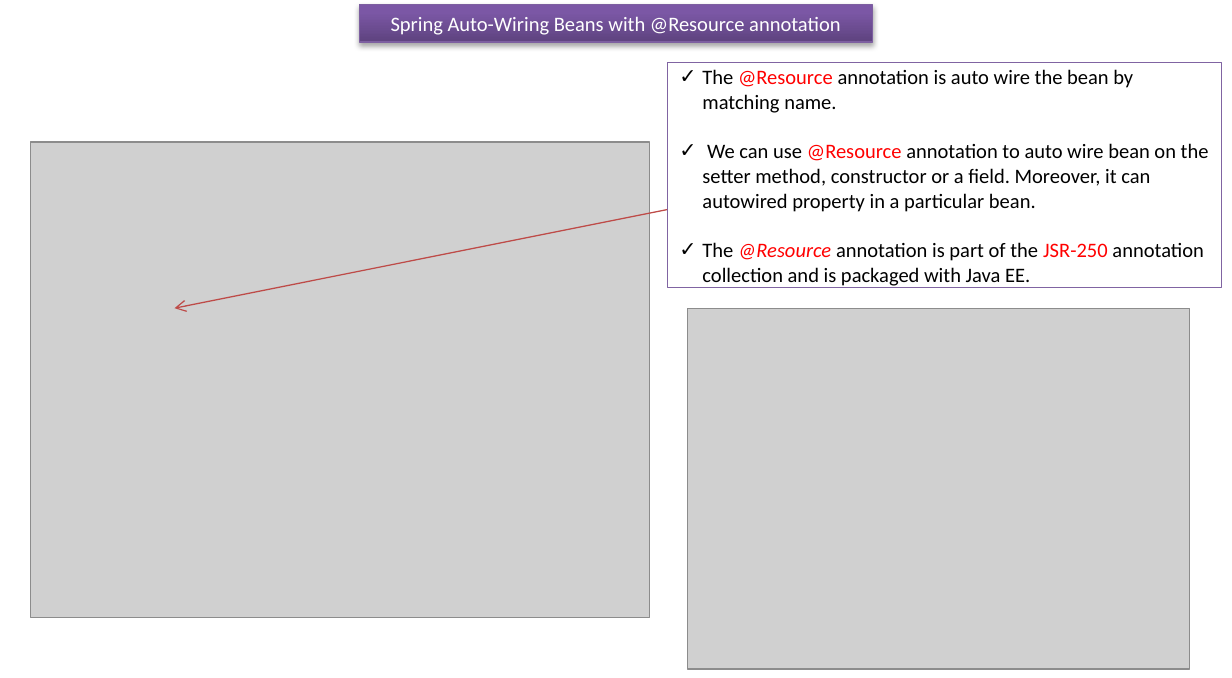
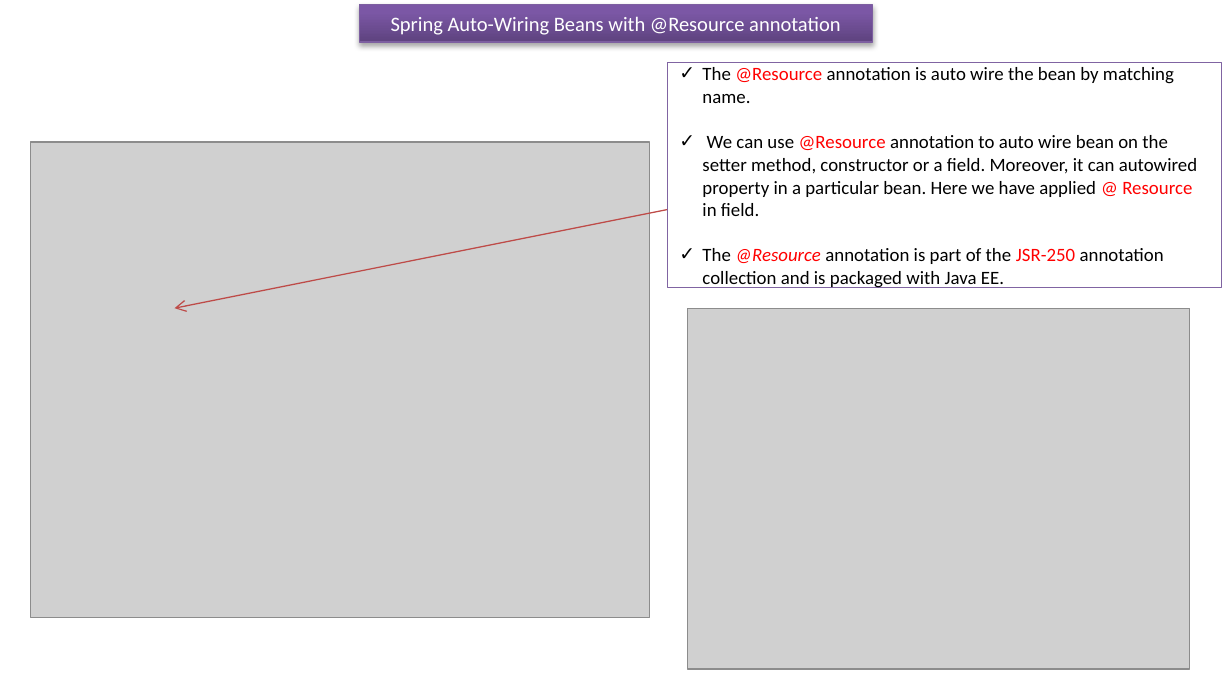
Before and after one commit to ramram43210/javaee, a slide deck: slide 1 of Later/Spring/6_Spring_Auto_Component_Scanning/12/Spring Auto-Wiring Beans with @Resource annotation.pptx. Drawn at 1232x678 pixels with LibreOffice and Linux fonts; fonts in the diff are those of the drawing; grey boxes stand for pictures. Boxes give left, top, right and bottom in pixels: in the first picture for what was removed or moved away, otherwise in the second. Text is boxed around its words. In the diff, an @@ line names an element or a change of style, - is before the commit and + after.

Commit message:
mar30

```diff
--- a/Later/Spring/6_Spring_Auto_Component_Scanning/12/Spring Auto-Wiring Beans with @Resource annotation.pptx
+++ b/Later/Spring/6_Spring_Auto_Component_Scanning/12/Spring Auto-Wiring Beans with @Resource annotation.pptx
@@ text in rectangle at <box>702,67,1174,288</box>: size 12 to 11 pt in "The @Resource annotation is auto wire the ...", "The @Resource annotation is part of the ..." @@
@@ text in rectangle at <box>702,135,1197,216</box>: text changed; size 12 to 11 pt @@
-✓ We can use @Resource annotation to auto wire bean on the setter method, constructor or a field. Moreover, it can autowired property in a particular bean.
+✓ We can use @Resource annotation to auto wire bean on the setter method, constructor or a field. Moreover, it can autowired property in a particular bean. Here we have applied @ Resource in field.
```
